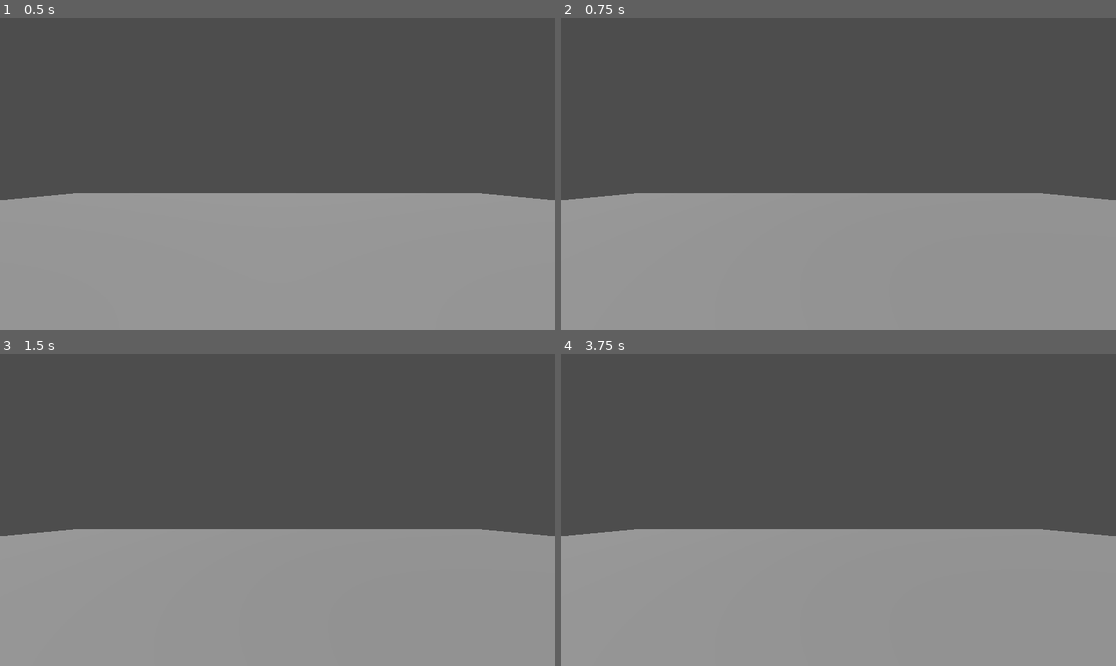
Above: before the commit, frames 1-4 (two rows, left to right).
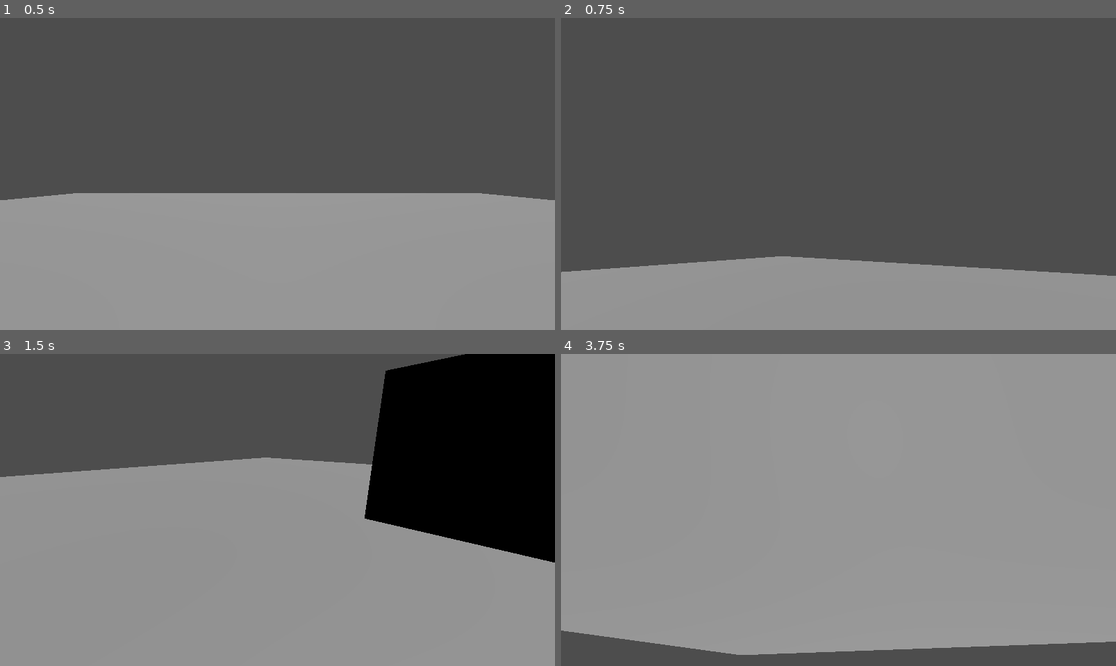
Above: after the commit, the same moments.

Repository: gamermachine404/thefangame
Game: Godot game, scene res://main.tscn
Two runs of this game, one before a commit and one after it. Both use one fixed random seed, a clock stepped at 60 frames per second and the inputs below.
Inputs (mouse positions are in pixels of both pictures, inside the frame that each line leads up to):
- Up to frame 1 (0.5 s): no input
- Up to frame 2 (0.75 s): tap Enter at 0.5 s; move the mouse to (960, 158) at 0.52 s; hold D (MoveToTheRight) from 0.53 s (still down)
- Up to frame 3 (1.5 s): tap Space at 1.25 s; move the mouse to (166, 525) at 1.27 s; release D (MoveToTheRight) at 1.28 s; hold S (MoveToTheBackwards) from 1.28 s (still down)
- Up to frame 4 (3.75 s): tap Enter at 2, 3.5 s; move the mouse to (894, 441) at 2.02 s; release S (MoveToTheBackwards) at 2.03 s; hold D (MoveToTheRight) 2.03-2.78 s; tap Space at 2.75 s; move the mouse to (810, 572) at 2.77 s; hold W (MoveToTheForwards) 2.78-3.53 s; move the mouse to (1005, 556) at 3.52 s; hold A (MoveToTheLeft) from 3.53 s (still down)

Frame 1 is identical in both runs. In frame 2, 23% of the frame differs, in the area x 0-100%, y 56-83%; in frame 3, 33%; in frame 4, 63%, in the area x 0-100%, y 0-100%.

Commit message:
Smooth Criminal

Diff:
--- a/unpaid_intern.gd
+++ b/unpaid_intern.gd
@@ -1,45 +1,95 @@
 extends CharacterBody3D
 
-@export var speed = 14
+@export var speed = 10
 @export var grav = 75
+@export var tilesize = 5 #Determines the size of a tile moved in one movement
 #var targ = Vector3.ZERO
-var dir = 0
+var dir = 0 #Used to determine if player is moving backwards/forwards
 var rot = 0
 var endPos = Vector3.ZERO
-var schmoove = false
+var schmoove = Vector3.ZERO
+var sens = 0.01 #Mouse sensitivity
+
+var travelTo = Vector3.ZERO
+var rotAmount
+
+func _ready() -> void:
+	endPos = position
+	stealMouse()
+
+func stealMouse() -> void:
+	Input.set_mouse_mode(Input.MOUSE_MODE_CAPTURED)
+	#removes the mouse from existence to make player able to look around
+
+func _unhandled_input(event: InputEvent) -> void:
+	if event is InputEventMouseMotion:
+		$Pivot.rotate_y(-event.relative.x * sens)
+		$Pivot/Camera3D.rotate_x(event.relative.y * sens)
+		$Pivot/Camera3D.rotation.x = clamp($Pivot/Camera3D.rotation.x, deg_to_rad(-40), deg_to_rad(60))
+		#Rotate the body of the player in y and camera in x in function of x y movement of mouse.
+		#Use clamp function to make sure the camera's X rotation value stays within a set range to prevent it from flipping over/under
 
 func _physics_process(delta):
+	#print("sine")
+	#print(sin($Pivot.rotation.y))
+	#print("cosine")
+	#print(cos($Pivot.rotation.y))
+
+	var sine = sin($Pivot.rotation.y)
+	var cosine = cos($Pivot.rotation.y)
 
 	rot = 0
+	dir = 0
 
-	if not schmoove:
-		dir = 0
+	if endPos == position:
+
 		if Input.is_action_just_pressed("MoveToTheForwards"):
 			dir = 1
-		if Input.is_action_just_pressed("MoveToTheBackwards"):
+		elif Input.is_action_just_pressed("MoveToTheBackwards"):
 			dir = -1
-	#set values of dir to indicate transition direction
-	else:
-		pass
+		elif Input.is_action_just_pressed("MoveToTheLeft"):
+			rot = -1
+		elif Input.is_action_just_pressed("MoveToTheRight"):
+			rot = 1
+	#set values of dir or rot to indicate transition direction
 
-	if Input.is_action_just_pressed("MoveToTheLeft"):
-		rot = -1
-	if Input.is_action_just_pressed("MoveToTheRight"):
-		rot = 1
-	#set values of rot to indicate rotation direction
 
-	if dir != 0:
-		if not schmoove:
-			endPos.x = (sin($Pivot.rotation.y) * 5 * dir) + position.x
-			endPos.z = (cos($Pivot.rotation.y) * 5 * dir) + position.z
-			schmoove = true
-		#position = endPos
-	#set value of end position and set shmoove to true to disable additional inputs
+	if rot+dir != 0:
+		if abs(sine) >= abs(cosine):
+			if sine > 0:
+				rotAmount = deg_to_rad(90)
+			else:
+				rotAmount = deg_to_rad(270)
+		else:
+			if cosine > 0:
+				rotAmount = 0
+			else:
+				rotAmount = deg_to_rad(180)
+		#Basically determines the general direction the player is looking in for movement
+		if dir !=0:
+			endPos.x = (sin(rotAmount) * tilesize * dir) + position.x
+			endPos.z = (cos(rotAmount) * tilesize * dir) + position.z
+		else:
+			endPos.x = (-cos(rotAmount) * tilesize * rot) + position.x
+			endPos.z = (sin(rotAmount) * tilesize * rot) + position.z
+		schmoove = (endPos - position)*speed
+		#Using the rotAmount (the general direction), determines which coordinates to change, and makes that the endPos
+		#Makes schmoove's value a vector FROM position TO endPos, and multiplies that by speed. We will use this vector to have smooth movement.
+
+	if endPos != position:
+		var diff = endPos - position
+		print(abs(diff.length()))
+		if abs(diff.length()) < (schmoove*delta).length():
+			position = endPos
+			#This section checks if the vector FROM current position TO endPos is smaller than schmoove, in which case it will directly set the player's position to that endPos
+			#This is important in order to avoid overshoots and make sure the movement remains grid-based
+		else:
+			position = position + (schmoove*delta)
+			#Here we simply increment the position by schmoove times delta to move the player
 
 	#targ.x = sin($Pivot.rotation.y) * speed * dir
 	#targ.z = cos($Pivot.rotation.y) * speed * dir
 
-	$Pivot.rotate_y(rot * deg_to_rad(-90))
 	if not is_on_floor():
 		pass
 		#targ.y = targ.y - (grav*delta)
